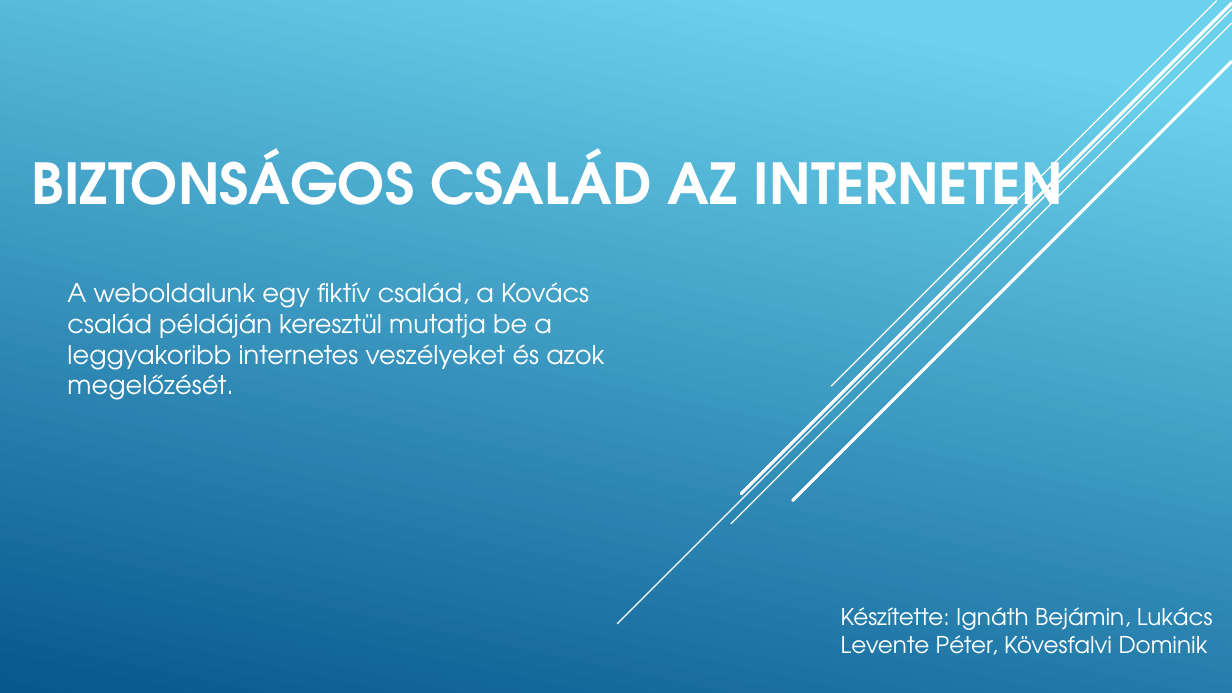
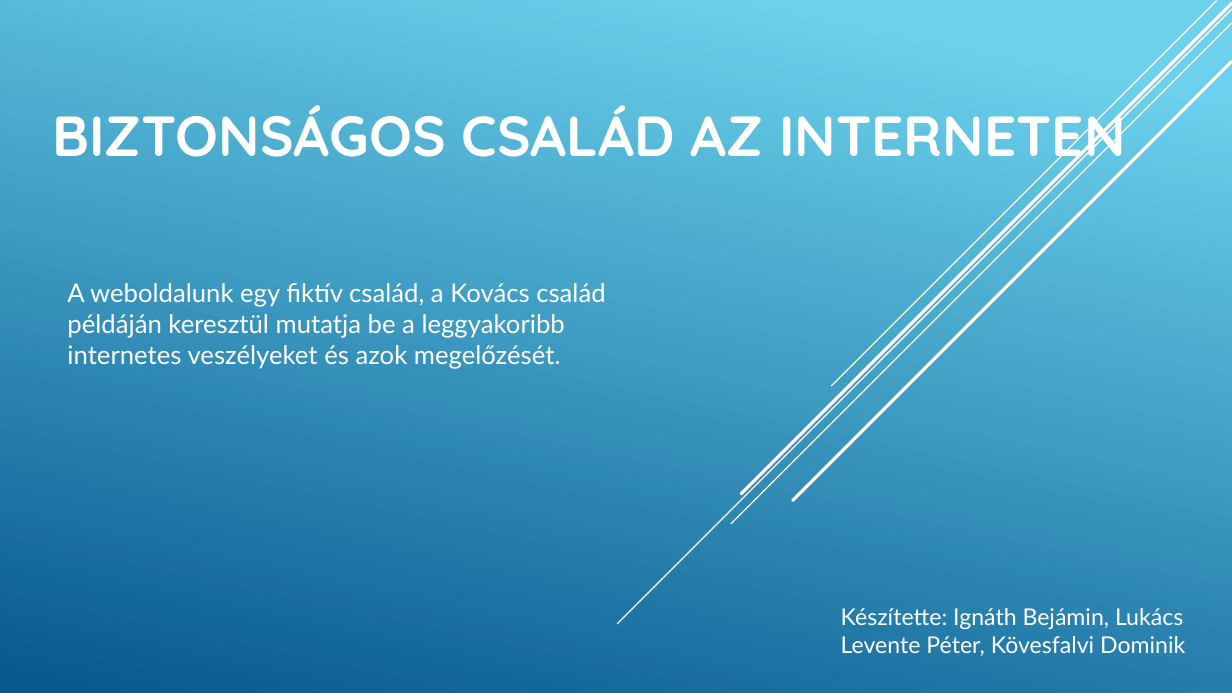
Before and after one commit to Kerozinus/26-27-Szoftver, a slide deck: slide 1 of IKT_SMH/11evfolyam_BiztonsagosCsalad/Biztonságos család az interneten.pptx. Drawn at 1232x693 pixels with LibreOffice and Linux fonts; fonts in the diff are those of the drawing. Boxes give left, top, right and bottom in pixels: in the first picture for what was removed or moved away, otherwise in the second. Text is boxed around its words. In the diff, an @@ line names an element or a change of style, - is before the commit and + after.

```diff
--- a/IKT_SMH/11evfolyam_BiztonsagosCsalad/Biztonságos család az interneten.pptx
+++ b/IKT_SMH/11evfolyam_BiztonsagosCsalad/Biztonságos család az interneten.pptx
@@ title "BIZTONSÁGOS CSALÁD AZ INTERNETEN": place and size @@
-title "BIZTONSÁGOS CSALÁD AZ INTERNETEN" at [31, 148, 1063, 227]
+title "BIZTONSÁGOS CSALÁD AZ INTERNETEN" at [52, 98, 1125, 172]
@@ title "BIZTONSÁGOS CSALÁD AZ INTERNETEN" at [52, 98, 1125, 172]: font TeX Gyre Adventor to Quicksand @@
@@ text "A weboldalunk egy fiktív család, ..." at [67, 283, 605, 369]: font TeX Gyre Adventor to Lato @@
@@ text "Készítette: Ignáth Bejámin, Lukács Levente ..." at [841, 608, 1185, 656]: font TeX Gyre Adventor to Lato @@
```
Also in this commit, not shown: 13 other slides changed, 1 slide added, 1 other file.
